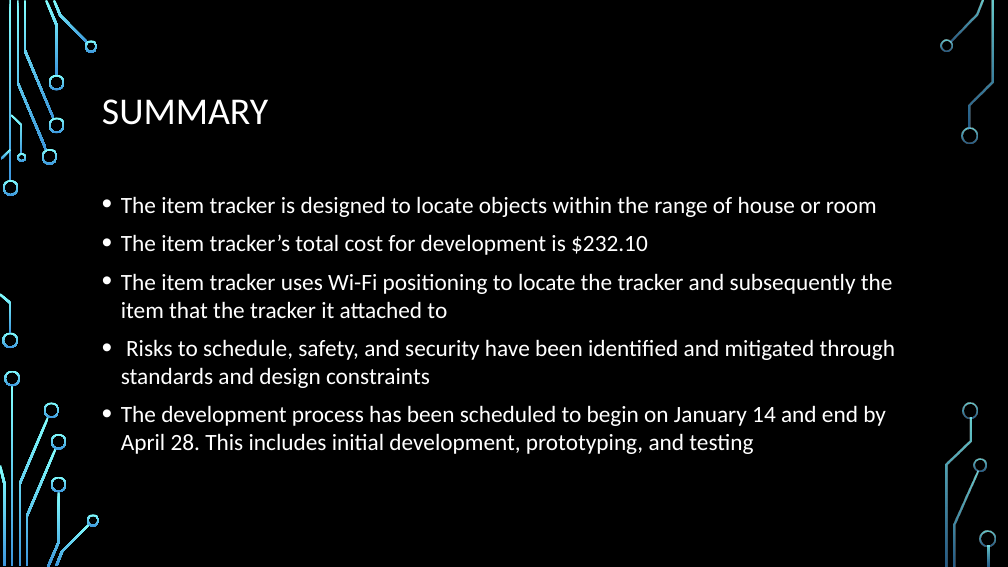
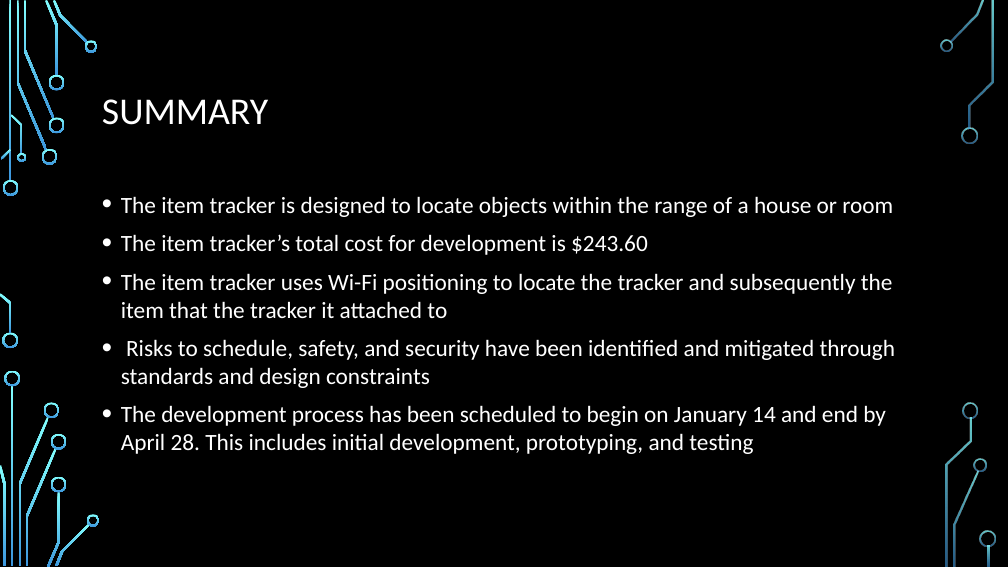
Before and after one commit to dontaylor6000/Group27_Tracker, a slide deck: slide 32 of Documentation/PDR.pptx (slide 28 before the commit). Drawn at 1008x567 pixels with LibreOffice and Linux fonts; fonts in the diff are those of the drawing; background and template pictures are left out. Boxes give left, top, right and bottom in pixels: in the first picture for what was removed or moved away, otherwise in the second. Text is boxed around its words. In the diff, an @@ line names an element or a change of style, - is before the commit and + after.

```diff
--- a/Documentation/PDR.pptx
+++ b/Documentation/PDR.pptx
@@ text at box(121, 196, 893, 255): text changed @@
-• The item tracker is designed to locate objects within the range of house or room
-• The item tracker’s total cost for development is $232.10
+• The item tracker is designed to locate objects within the range of a house or room
+• The item tracker’s total cost for development is $243.60
```
Also in this commit, not shown: 6 other slides changed, 7 slides added, 3 slides removed.
